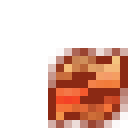
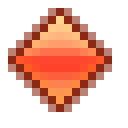
Comparing the layer stacks of the two 128 × 128 images. Changes:
showed "Rhomb 0" over [16, 16, 104, 104]
hid "Reload 0" over [56, 56, 120, 120]
